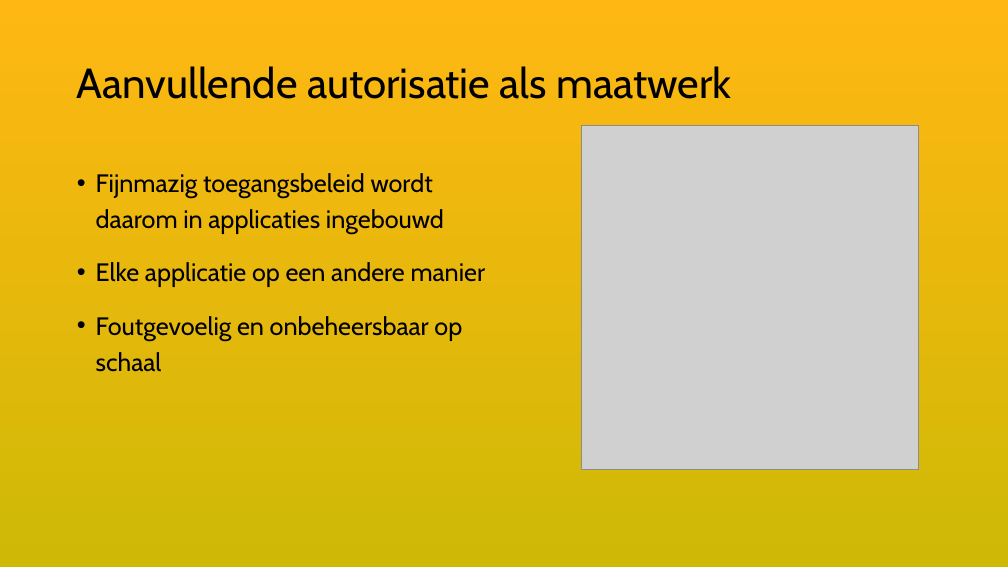
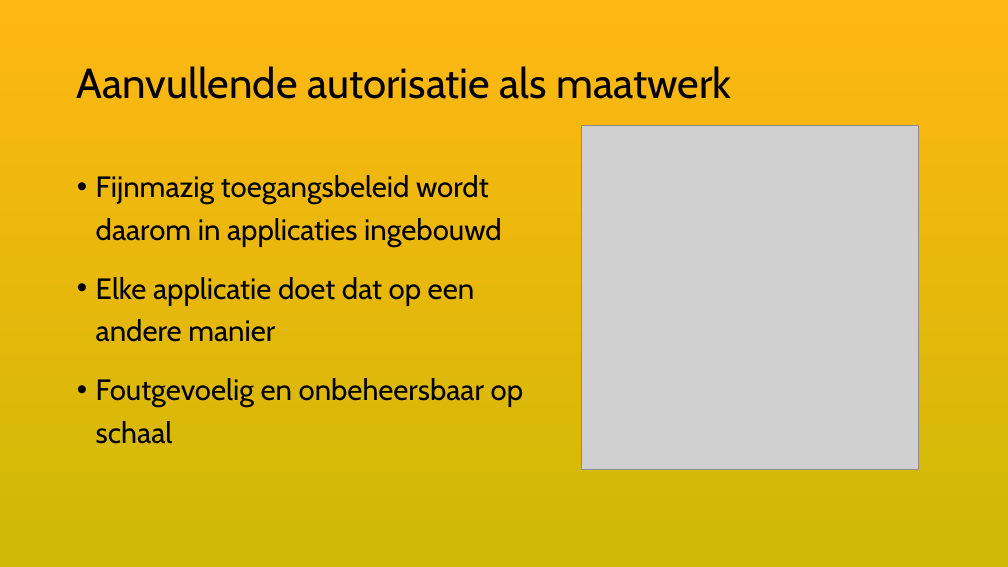
Before and after one commit to VNG-Realisatie/ftv, a slide deck: slide 7 of static/documents/20261118-keten-privacy-officers-JenV.pptx (slide 6 before the commit). Drawn at 1008x567 pixels with LibreOffice and Linux fonts; fonts in the diff are those of the drawing; grey boxes stand for pictures. Boxes give left, top, right and bottom in pixels: in the first picture for what was removed or moved away, otherwise in the second. Text is boxed around its words. In the diff, an @@ line names an element or a change of style, - is before the commit and + after.

```diff
--- a/static/documents/20261118-keten-privacy-officers-JenV.pptx
+++ b/static/documents/20261118-keten-privacy-officers-JenV.pptx
@@ text at (x1=96, y1=175, x2=524, y2=444): size 24 to 28 pt in "Fijnmazig toegangsbeleid wordt daarom in applicaties ingebou ...", "Foutgevoelig en onbeheersbaar op schaal" @@
@@ text at (x1=96, y1=277, x2=474, y2=342): text changed; size 24 to 28 pt @@
-• Elke applicatie op een andere manier
+• Elke applicatie doet dat op een andere manier
```
Also in this commit, not shown: 4 other slides changed, 2 slides added, 1 slide removed.
